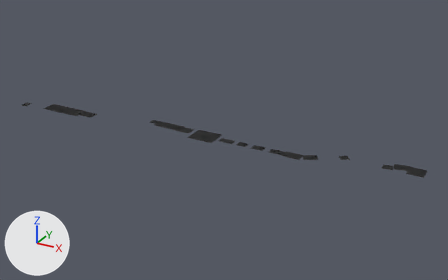
The OBJ model project/Resources/3DModel/Stages/ring_star_court/Stage1_Meadow_Course_turf.obj: old version first, new version second.
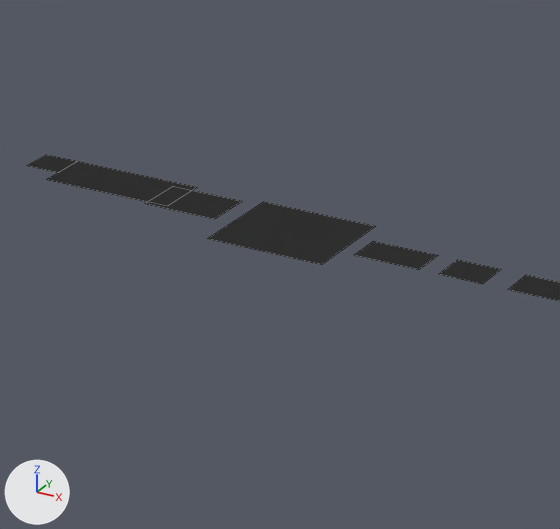
Old and new are each drawn whole from a 50 mm lens placed at (1076.0, -1301.0, 651.0), pointed at (351.0, 18.0, -8.0) and again close up on the part from 32% to 58% of the width and 31% to 71% of the height. Arrows for +X, +Y and +Z are at lower left; the lights stay in place. The last two pictures show the newer version. The close-ups show mesh edges as thin lines. Where no turn or scale is listed for an object, it has been applied to the vertices. Vertices at exactly the same position are counted once.

Names of what the first close-up shows: 'Course_turf'.
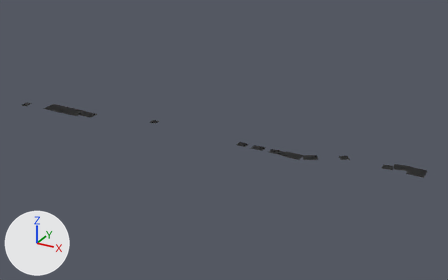
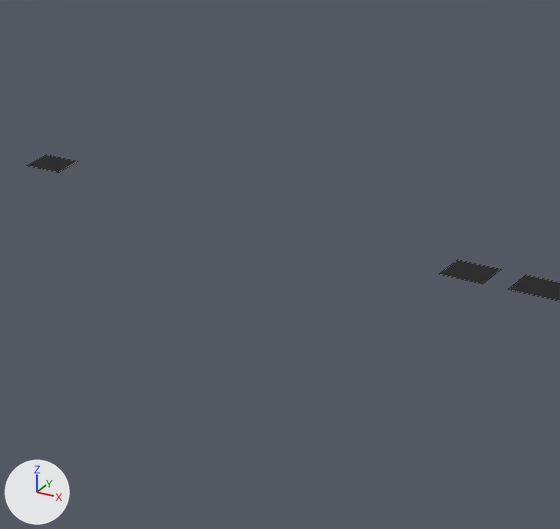
Pixel boxes [x1, y1, x2, y2] of what changed, in the close-ups (560 x 529 px):
part 1 of me_course_turf, deleted: before [208, 202, 375, 265]
part 2 of me_course_turf, deleted: before [354, 241, 438, 270]
part 3 of me_course_turf, deleted: before [145, 186, 242, 219]
part 4 of me_course_turf, deleted: before [47, 162, 197, 205]

Patch to the scene script:
```diff
--- a/project/Resources/3DModel/Stages/ring_star_court/Stage1_Meadow_Course_turf.obj.py
+++ b/project/Resources/3DModel/Stages/ring_star_court/Stage1_Meadow_Course_turf.obj.py
@@ me_course_turf @@
 # used by ob_course_turf; location = (0.0, 0.0, 0.0)
 # verts and faces of me_course_turf; kept vertices keep their numbers, new ones are numbered from 69
 # before: 15 (153.0, 10.0, 10.0) at pixel (77, 161), 18 (235.0, 10.0, 10.0) at pixel (197, 187), 19 (235.0, -22.0, 10.0) at pixel (167, 206), 20 (153.0, -22.0, 10.0) at pixel (46, 179)
-me_course_turf.from_pydata(...)  # 69 vertices, 18 faces; spans x -300.0..870.0, y -64.0..44.0, z 0.0..17.0
+me_course_turf.from_pydata(...)  # 54 vertices, 14 faces; spans x -300.0..870.0, y -64.0..44.0, z 0.0..17.0
+# me_course_turf part 1: the loose piece of 4 vertices spanning x 279.0..351.0, y -50.0..10.0, z 10.0 is deleted
+# me_course_turf part 2: the loose piece of 4 vertices spanning x 360.0..400.0, y -31.0..-9.0, z 10.0 is deleted
+# me_course_turf part 3: the loose piece of 4 vertices spanning x 222.0..268.0, y -25.0..5.0, z 10.0 is deleted
+# me_course_turf part 4
+delete_vertices([18, 19, 20])  # with the faces that use them
 me_course_turf.materials.append(mat_meadow)
```
